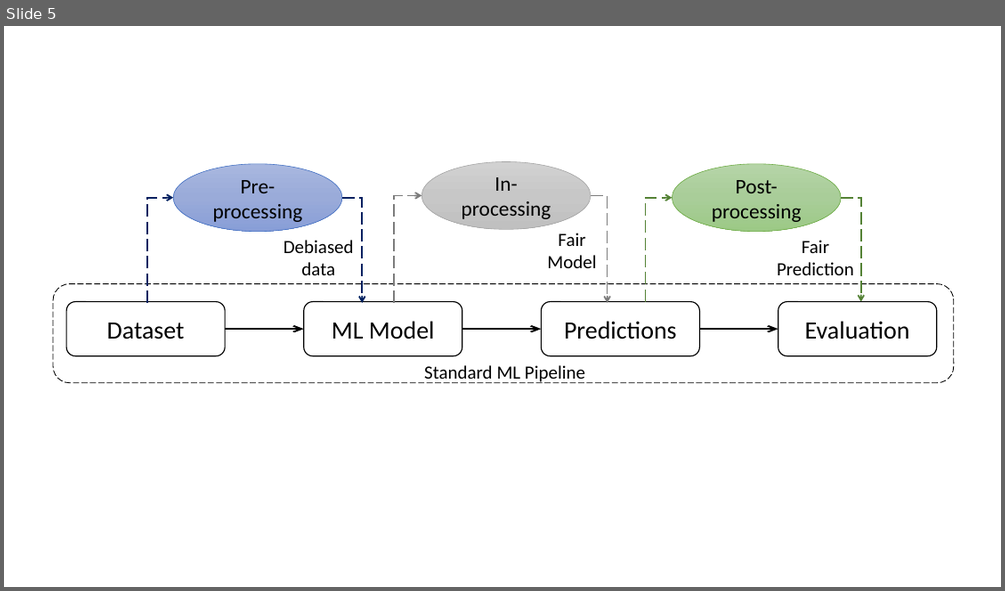
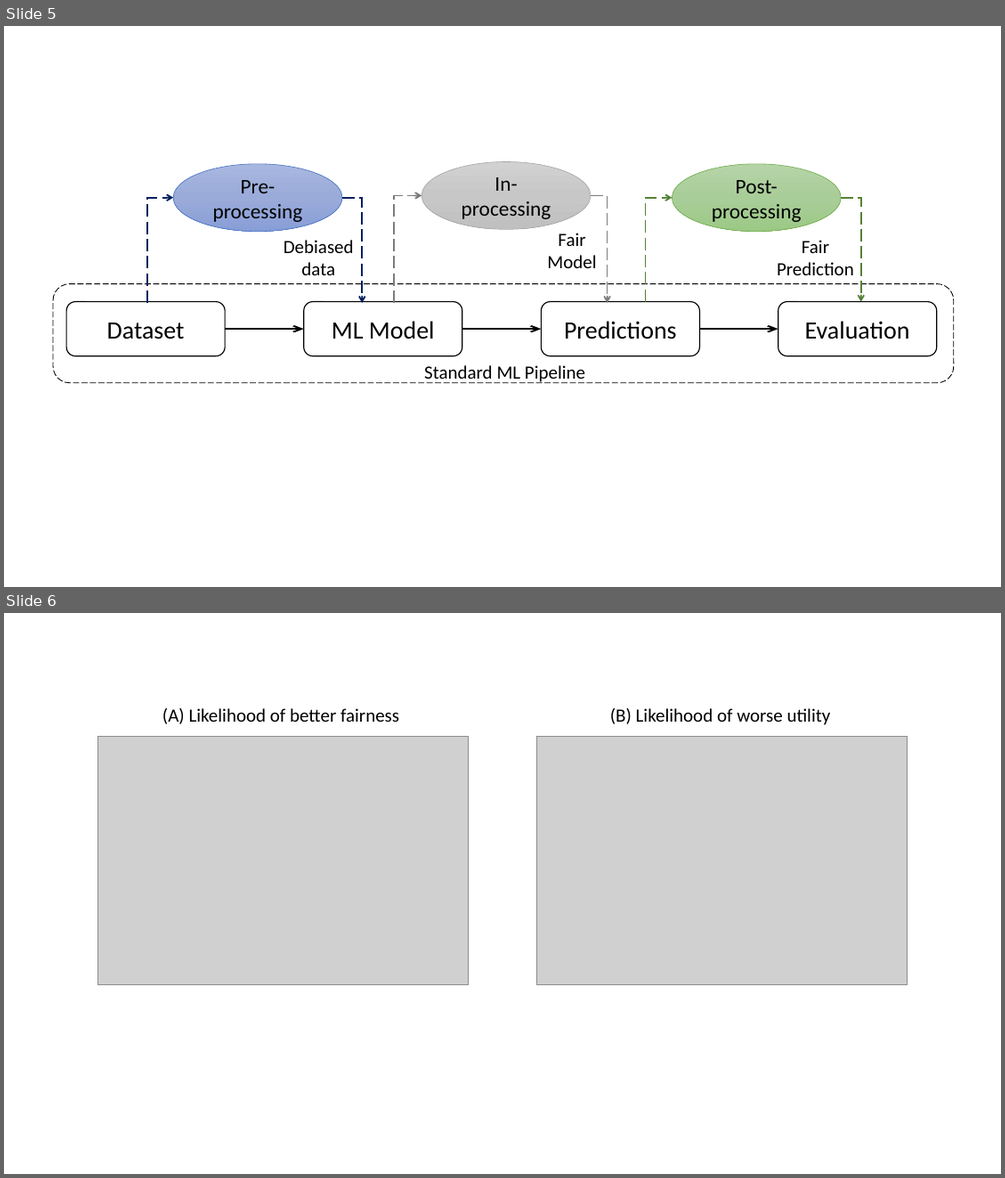
Before and after one commit to bhavyaghai/Cascaded-Debiasing, a slide deck: figures/cascade figures.pptx. Shown one above the other, each under a label of ours: slide 5 before the commit, slides 5 and 6 after it. The pictures are 1005x591 and 1005x1178 pixels, drawn with LibreOffice and Linux fonts; fonts in the diff are those of the drawing; grey boxes stand for pictures. Boxes give left, top, right and bottom in pixels: in the first picture for what was removed or moved away, otherwise in the second. Text is boxed around its words. In the diff, an @@ line names an element or a change of style, - is before the commit and + after.

```diff
--- a/figures/cascade figures.pptx
+++ b/figures/cascade figures.pptx
@@ slide 6 added at box(4, 613, 1001, 1174), background #FFFFFF @@
@@ group added at box(97, 708, 907, 985): 2 pictures, 2 texts @@
+(A) Likelihood of better fairness
+(B) Likelihood of worse utility
```
Also in this commit, not shown: 24 other files.
